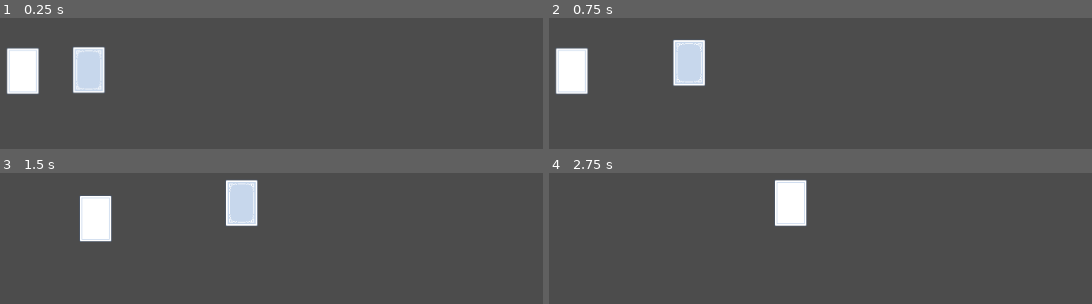
Above: before the commit, frames 1-4 (two rows, left to right).
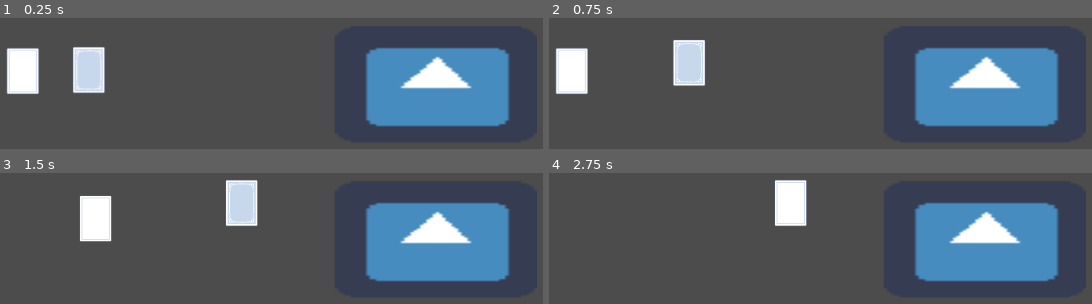
Above: after the commit, the same moments.

Repository: hwacha/GMTK-Match-Game
Game: Godot game, scene res://Field.tscn
Same seed, same stepped clock (60 frames per second), same inputs: the game is played once before the commit and once after it. The engine's default icon, where the game draws it, is replaced by a stand-in: a white triangle on a blue panel in a dark square.
Inputs (mouse positions are in pixels of both pictures, inside the frame that each line leads up to):
- Up to frame 1 (0.25 s): no input
- Up to frame 2 (0.75 s): tap Enter at 0.5 s; drag from (635, 70) to (793, 48) at 0.52 s
- Up to frame 3 (1.5 s): tap Space at 1.25 s; drag from (21, 226) to (244, 203) at 1.27 s
- Up to frame 4 (2.75 s): tap Enter at 2 s; move the mouse to (793, 203) at 2.02 s; click (793, 203) at 2.17 s

The runs differ from the first frame. In frame 1, 16% of the frame differs, in the area x 67-94%, y 22-84%; in frame 2, 16%; in frame 3, 16%; in frame 4, 16%.

Commit message:
Add pair zone

Diff:
--- a/Card.gd
+++ b/Card.gd
@@ -1,19 +1,14 @@
 extends Area2D
-
-
-# Declare member variables here. Examples:
-# var a = 2
-# var b = "text"
-var dragMouse = false
 
 # Called when the node enters the scene tree for the first time.
 func _ready():
 	pass
 
 func _process(delta):
-	if(dragMouse):
+	if(get_parent().selected_card == self):
 		set_position(get_viewport().get_mouse_position())
 
+# TODO move pair zone code to here.
 func _on_Card_input_event(viewport, event, shape_idx):
 
 	if event is InputEventMouseButton: # mouse has happened in the frame
@@ -22,22 +17,21 @@
 		var point = event.position
 		var local_max_z = z_index
 		for area in overlapping:
-			print(area, area.z_index)
 			if area.get_script() == get_script() and area.z_index > local_max_z and area.is_colliding(point):
-				print(area.is_colliding(point))
 				local_max_z = area.z_index
 
 		if event.is_pressed():
 			if z_index == local_max_z:
-				dragMouse = true
+				get_parent().selected_card = self
+				print(get_parent().selected_card.name)
 				z_index = get_parent().max_z + 1
 
 		else: # released
-			if dragMouse:
+			if get_parent().selected_card == self:
 				if z_index < local_max_z:
 					z_index = local_max_z + 1
 				get_parent().max_z = max(z_index, get_parent().max_z)
-			dragMouse = false
+				get_parent().set_selected_card(null)
 
 func is_colliding(point):
 	var rect = get_node('CollisionShape2D').get_shape()
@@ -47,3 +41,11 @@
 		if (point.y <= position.y + rect.extents.y) and (point.y >= position.y - rect.extents.y):
 			return true
 	return false
+
+func _on_Card_area_entered(area):
+	if get_parent().selected_card != self:
+		set_modulate(Color(0,1,0))
+
+func _on_Card_area_exited(area):
+	if get_parent().selected_card != self:
+		set_modulate(Color(1,1,1))
--- a/Card.tscn
+++ b/Card.tscn
@@ -15,4 +15,6 @@
 [node name="CollisionShape2D" type="CollisionShape2D" parent="."]
 shape = SubResource( 1 )
 
+[connection signal="area_entered" from="." to="." method="_on_Card_area_entered"]
+[connection signal="area_exited" from="." to="." method="_on_Card_area_exited"]
 [connection signal="input_event" from="." to="." method="_on_Card_input_event"]
--- a/Field.gd
+++ b/Field.gd
@@ -1,15 +1,16 @@
 extends Node
 
 export var max_z = 0
-# Declare member variables here. Examples:
-# var a = 2
-# var b = "text"
 
+var selected_card = null
 
 # Called when the node enters the scene tree for the first time.
 func _ready():
-	pass # Replace with function body.
+	pass
 
+func set_selected_card(card):
+	yield(get_tree(), "idle_frame")
+	selected_card = card
 
 # Called every frame. 'delta' is the elapsed time since the previous frame.
 #func _process(delta):
--- a/Field.tscn
+++ b/Field.tscn
@@ -1,13 +1,18 @@
-[gd_scene load_steps=4 format=2]
+[gd_scene load_steps=7 format=2]
 
 [ext_resource path="res://Card.tscn" type="PackedScene" id=1]
 [ext_resource path="res://Field.gd" type="Script" id=2]
 [ext_resource path="res://card_empty.png" type="Texture" id=3]
+[ext_resource path="res://icon.png" type="Texture" id=4]
+[ext_resource path="res://PairZone.gd" type="Script" id=5]
+
+[sub_resource type="RectangleShape2D" id=1]
+extents = Vector2( 128.864, 73.4201 )
 
 [node name="Field" type="Node2D"]
 script = ExtResource( 2 )
 
-[node name="Card" parent="." instance=ExtResource( 1 )]
+[node name="Card1" parent="." instance=ExtResource( 1 )]
 position = Vector2( 418.325, 196.218 )
 
 [node name="Card2" parent="." instance=ExtResource( 1 )]
@@ -16,4 +21,21 @@
 [node name="Sprite" parent="Card2" index="0"]
 texture = ExtResource( 3 )
 
+[node name="PairZone" type="Area2D" parent="."]
+position = Vector2( 862.695, 216.292 )
+script = ExtResource( 5 )
+__meta__ = {
+"_edit_group_": true
+}
+
+[node name="Sprite" type="Sprite" parent="PairZone"]
+position = Vector2( -3.05176e-05, -1.73773 )
+scale = Vector2( 4.04101, 2.32139 )
+texture = ExtResource( 4 )
+
+[node name="CollisionShape2D" type="CollisionShape2D" parent="PairZone"]
+shape = SubResource( 1 )
+
+[connection signal="input_event" from="PairZone" to="PairZone" method="_on_PairZone_input_event"]
+
 [editable path="Card2"]
--- /dev/null
+++ b/PairZone.gd
@@ -0,0 +1,24 @@
+extends Area2D
+
+# the single card waiting to be paired
+var card_to_be_paired = null
+
+func _ready():
+	pass
+
+func _process(delta):
+	pass
+
+# TODO move this code to the Card signal.
+func _on_PairZone_input_event(viewport, event, shape_idx):
+	if event is InputEventMouseButton:
+		# we're dropping a card onto the pair zone.
+		if not event.is_pressed() and get_parent().selected_card:
+			if card_to_be_paired:
+				print("pairing " + get_parent().selected_card.name  + " with " + card_to_be_paired.name)
+				# TODO delete paired cards
+				# card_to_be_paired = null
+			else:
+				print("adding " + get_parent().selected_card.name)
+				card_to_be_paired = get_parent().selected_card
+				print(card_to_be_paired.name + ' on deck')
